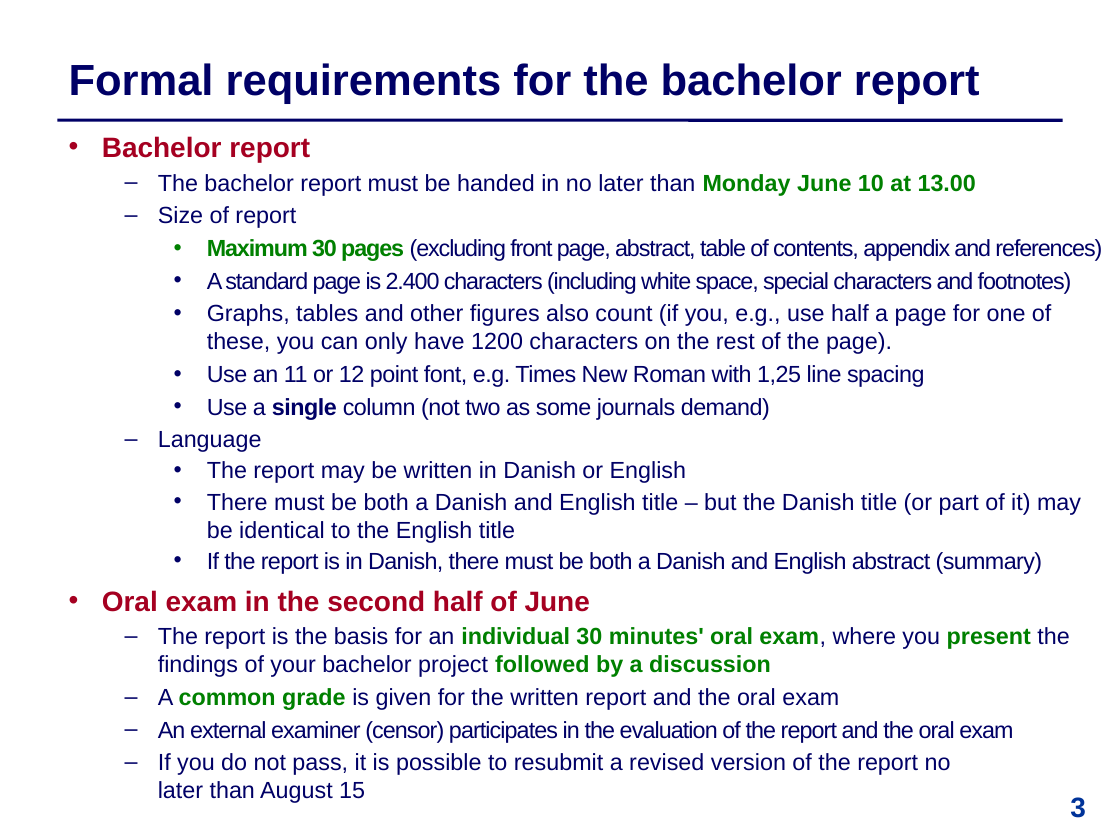
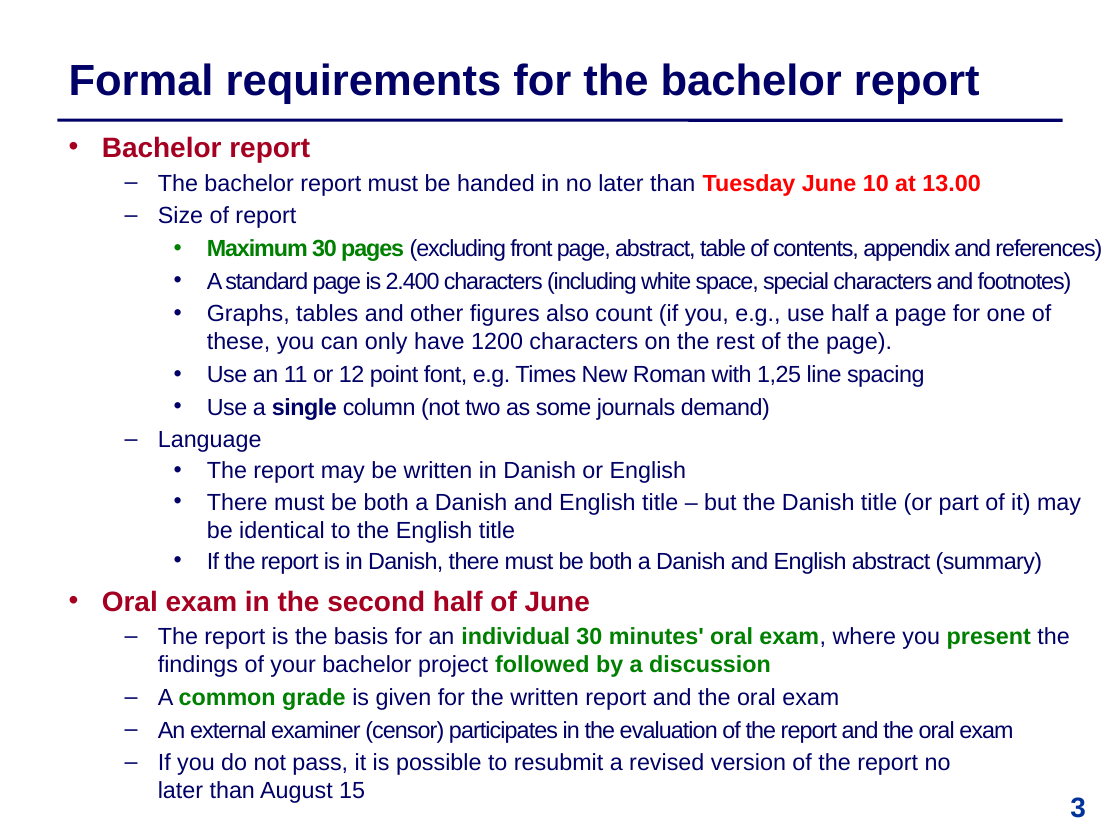
Before and after one commit to IntProgAU/Materiale, a slide deck: slide 3 of web/b25/2 Academic Writing and Oral Presentation.pptx. Drawn at 1120x840 pixels with LibreOffice and Linux fonts; fonts in the diff are those of the drawing. Boxes give left, top, right and bottom in pixels: in the first picture for what was removed or moved away, otherwise in the second. Text is boxed around its words. In the diff, an @@ line names an element or a change of style, - is before the commit and + after.

```diff
--- a/web/b25/2 Academic Writing and Oral Presentation.pptx
+++ b/web/b25/2 Academic Writing and Oral Presentation.pptx
@@ text at box(158, 174, 980, 196): text changed @@
-  – The bachelor report must be handed in no later than Monday June 10 at 13.00
+  – The bachelor report must be handed in no later than Tuesday June 10 at 13.00
```
Also in this commit, not shown: 7 other slides changed.
